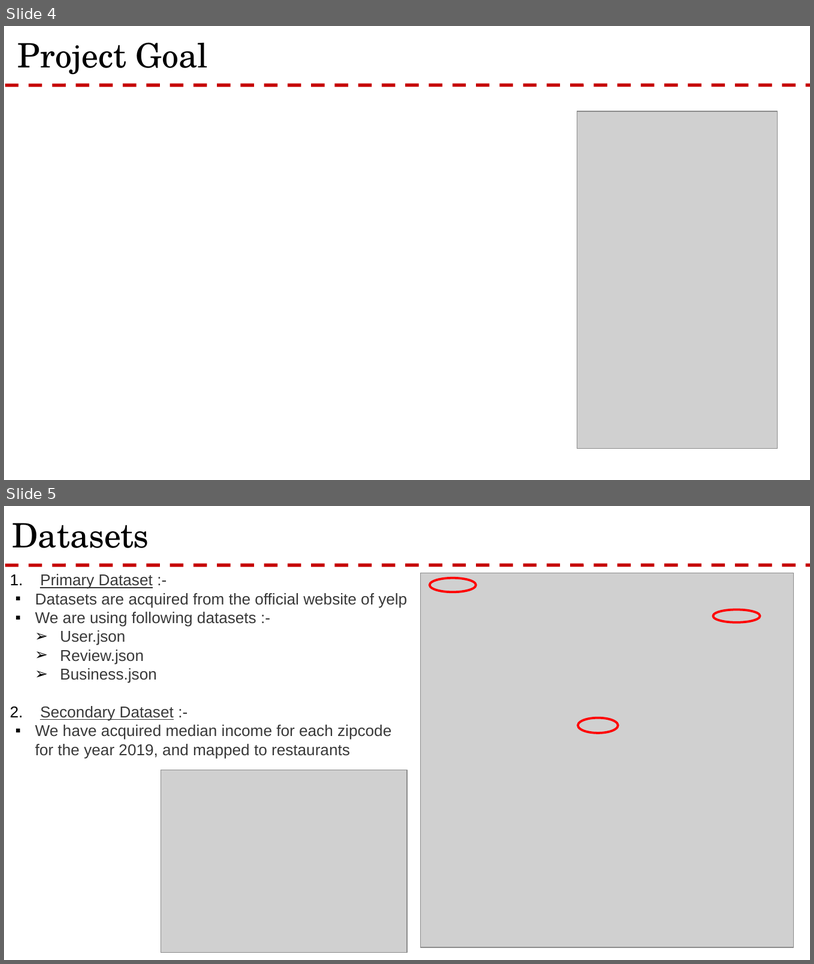
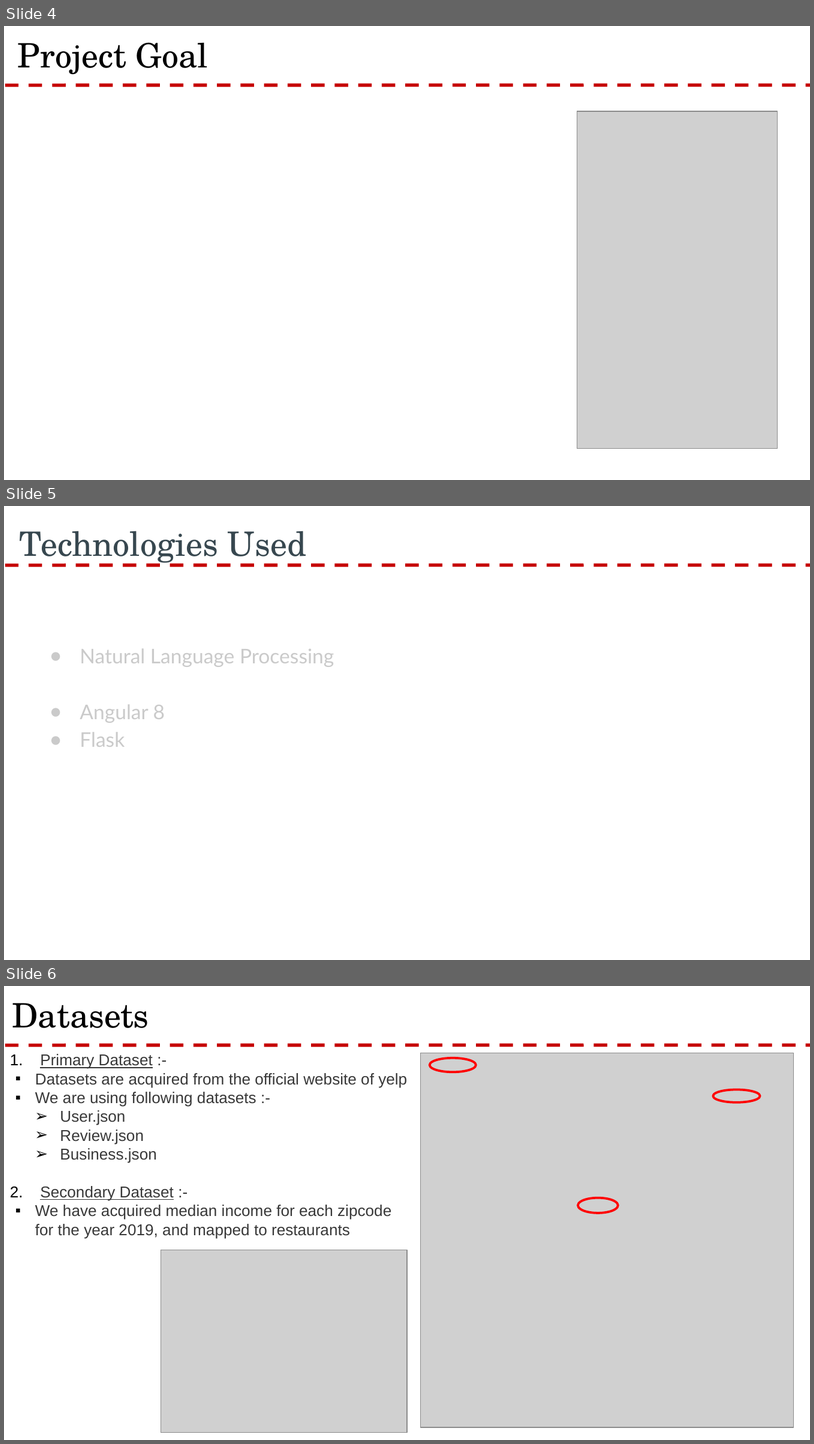
Before and after one commit to rnair7163/Restaurant-Recommendation-System-using-Yelp-Dataset, a slide deck: PPT/Yelp Presentation.pptx. Shown one above the other, each under a label of ours: slides 4 and 5 before the commit, slides 4, 5 and 6 after it. The pictures are 814x964 and 814x1444 pixels, drawn with LibreOffice and Linux fonts; fonts in the diff are those of the drawing; grey boxes stand for pictures; background and template pictures are left out. Boxes give left, top, right and bottom in pixels: in the first picture for what was removed or moved away, otherwise in the second. Text is boxed around its words. In the diff, an @@ line names an element or a change of style, - is before the commit and + after.

```diff
--- a/PPT/Yelp Presentation.pptx
+++ b/PPT/Yelp Presentation.pptx
@@ slide 5 added at [4, 506, 810, 960], background #FFFFFF; not listed: 1 template element that a slide beside it also shows @@
@@ title added at [20, 531, 307, 566], 30 pt, text #37474F @@
+Technologies Used
@@ text added at [80, 649, 334, 747], 18 pt, text #CACACA @@
+● Natural Language Processing
+● Angular 8
+● Flask
@@ what was slide 5 is now slide 6 @@
```
Also in this commit, not shown: 1 slide changed, 1 other slide added, 1 slide removed.
